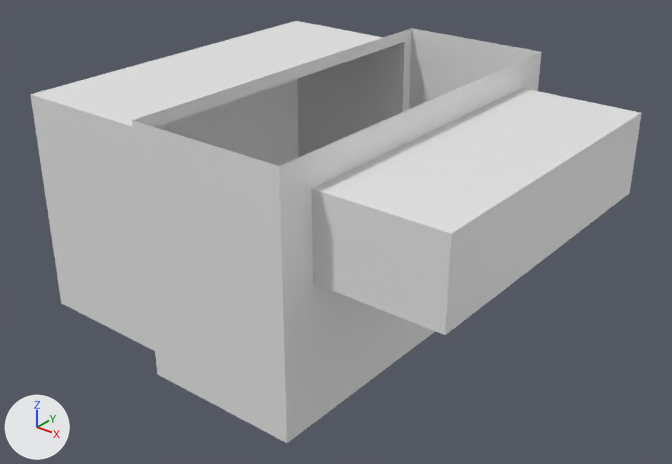
A saved change to the FBX model Assets/Models/Jail/Map.fbx.
Before and after are seen from a camera (50 mm lens) standing at (25.0, -33.0, 24.8) and looking at (-1.1, -0.4, 4.6). The axes (+X, +Y, +Z) are drawn at lower left. The lights are the same throughout. Where no turn or scale is listed for an object, it has been applied to the vertices.
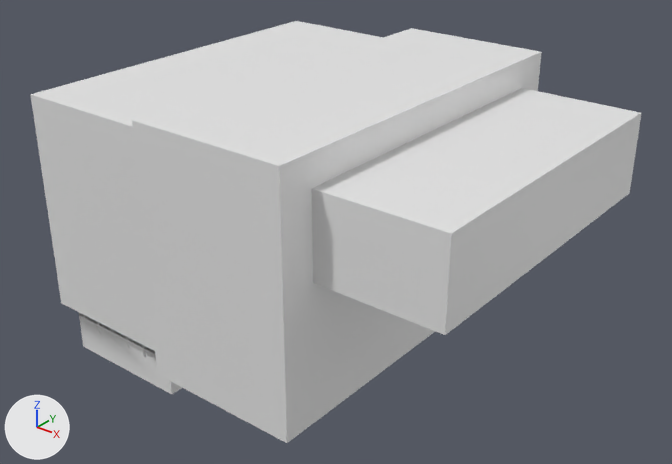
Diff of the bpy script that builds the scene:
```diff
--- a/Assets/Models/Jail/Map.fbx.py
+++ b/Assets/Models/Jail/Map.fbx.py
@@ me_plane @@
 # used by ob_plane; location = (0.0, 0.0, 0.0)
-me_plane.from_pydata(...)  # 24 vertices, 21 faces; spans x -12.0..10.2, y -10.0..10.0, z 0.0..12.4
+me_plane.from_pydata(...)  # 36 vertices, 32 faces; spans x -12.0..10.2, y -10.0..10.0, z -2.1..12.4
+# me_plane part 1
+# 3 faces are deleted
+# 6 vertices are added at (-11.4, 8.8, 0.6), (-11.4, -8.8, 0.6), (-11.4, 8.8, -2.1), (-11.4, -8.8, -2.1), (-11.4, 8.8, -0.1), (-11.4, -8.8, -0.1)
+# 6 new vertices lie (6.8, 0.0, 0.0) away from vertices in x -11.4, y -8.8..8.8, z -2.1..0.6
+# 14 new faces join them
@@ me_circle_082 @@
+me_circle_082.from_pydata(...)  # 288 vertices, 576 faces; spans x -0.05..0.05, y -2.25..2.25, z -2.25..2.25
@@ me_circle_083 @@
+me_circle_083.from_pydata(...)  # 288 vertices, 576 faces; spans x -0.05..0.05, y -2.25..2.25, z -2.25..2.25
@@ me_circle_081 @@
+me_circle_081.from_pydata(...)  # 288 vertices, 576 faces; spans x -0.05..0.05, y -2.25..2.25, z -2.25..2.25
@@ me_circle_079 @@
+me_circle_079.from_pydata(...)  # 288 vertices, 576 faces; spans x -0.05..0.05, y -2.25..2.25, z -2.25..2.25
@@ me_circle_080 @@
+me_circle_080.from_pydata(...)  # 288 vertices, 576 faces; spans x -0.05..0.05, y -2.25..2.25, z -2.25..2.25
@@ me_plane_001_1 @@
+me_plane_001_1.from_pydata([(-4.0, -10.0, 12.4), (4.0, -10.0, 12.4), (-4.0, 10.0, 12.4), (4.0, 10.0, 12.4), (-4.0, 9.4, 11.8), (-4.0, -9.4, 11.8), (-12.0, 9.4, 11.8), (-12.0, -9.4, 11.8), (4.0, 8.2, 10.9), (4.0, -8.2, 10.9), (10.2, -8.2, 10.9), (10.2, 8.2, 10.9)], [], [(9, 8, 11, 10), (5, 7, 6, 4), (0, 2, 3, 1)])
@@ ob_saw_036 @@
+ob_saw_036 = bpy.data.objects.new('Saw.036', me_circle_082)
+ob_saw_036.location = (-7.51, -6.67, -0.27)
@@ ob_saw_037 @@
+ob_saw_037 = bpy.data.objects.new('Saw.037', me_circle_083)
+ob_saw_037.location = (-6.32, -6.67, -0.27)
@@ ob_saw_035 @@
+ob_saw_035 = bpy.data.objects.new('Saw.035', me_circle_081)
+ob_saw_035.location = (-8.66, -6.67, -0.27)
@@ ob_saw_033 @@
+ob_saw_033 = bpy.data.objects.new('Saw.033', me_circle_079)
+ob_saw_033.location = (-10.9, -6.67, -0.27)
@@ ob_saw_034 @@
+ob_saw_034 = bpy.data.objects.new('Saw.034', me_circle_080)
+ob_saw_034.location = (-9.76, -6.67, -0.27)
@@ ob_celing @@
+ob_celing = bpy.data.objects.new('Celing', me_plane_001_1)
+ob_celing.location = (0.0, 0.0, 0.0)
```

Changed parts and their boxes (x1, y1, x2, y2) in the pictures (672 x 464 px):
'Plane', reshaped (7% shorter)
    before: (30, 21, 641, 443)
    after: (30, 52, 641, 443)
'Celing', added
    after: (31, 21, 640, 233)
'Saw.034', added
    after: (97, 322, 101, 338)
'Saw.036', added
    after: (126, 337, 130, 353)
'Saw.035', added
    after: (111, 329, 115, 345)
'Saw.033', added
    after: (83, 315, 87, 330)
part 1 of me_plane, built on
    before: (31, 21, 640, 233)
    after: (79, 313, 182, 394)
